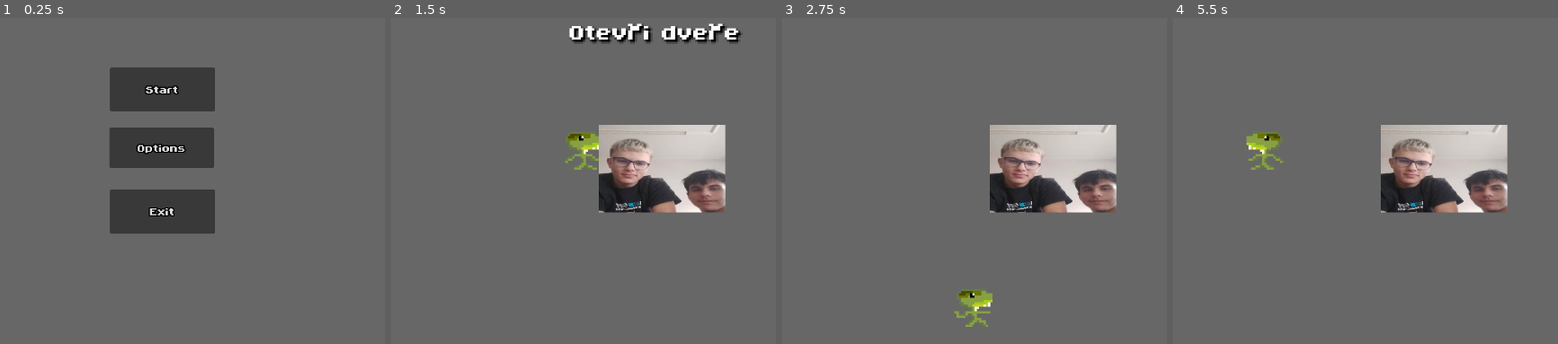
Above: before the commit, frames 1-4 (left to right).
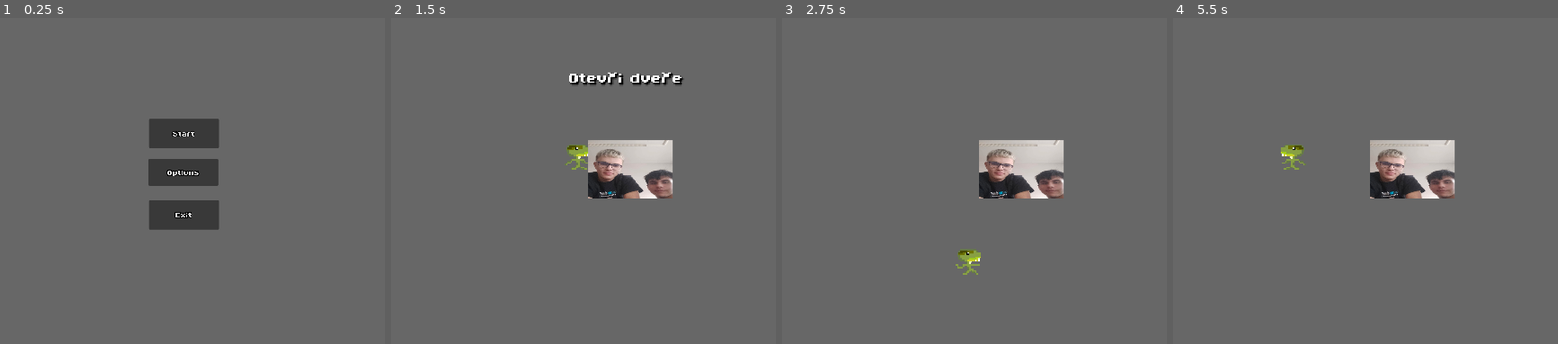
Above: after the commit, the same moments.

Repository: Asorkoo/RocnikovkaLockIn
Game: Godot game, scene res://Scenes/main_menu.tscn
Same seed, same stepped clock (60 frames per second), same inputs: the game is played once before the commit and once after it.
Inputs:
- Up to frame 1 (0.25 s): no input
- Up to frame 2 (1.5 s): click "Start" at 0.5 s; hold D (move_right) from 1.28 s (still down); hold E (interact) from 1.28 s (still down)
- Up to frame 3 (2.75 s): tap Enter at 2 s; release D (move_right) at 2.03 s; release E (interact) at 2.03 s; hold S (move_down) from 2.03 s (still down); tap E (interact) at 2.1 s
- Up to frame 4 (5.5 s): release S (move_down) at 2.78 s; hold D (move_right) 2.78-3.53 s; hold E (interact) 2.78-3.53 s; hold W (move_up) 3.53-4.28 s; tap E (interact) at 3.6, 5.1 s; hold E (interact) 4.28-5.03 s; hold A (move_left) from 4.28 s (still down)

The runs differ from the first frame. In frame 1, 9.7% of the frame differs, in the area x 28-57%, y 15-67%; in frame 2, 11%, in the area x 44-92%, y 1-60%; in frame 3, 9.0%; in frame 4, 9.0%.

Commit message:
start of inv

Diff:
--- a/Scenes/main_menu.tscn
+++ b/Scenes/main_menu.tscn
@@ -5,7 +5,7 @@
 [ext_resource type="AudioStream" uid="uid://dc03ql1n6vigi" path="res://Uzi ft. Quavo - Go All Tha Way.mp3" id="3_1ehe0"]
 
 [node name="mainMenu" type="Node2D"]
-position = Vector2(595, 326)
+position = Vector2(960, 552)
 script = ExtResource("1_48xlc")
 
 [node name="buttonManager" type="Control" parent="."]
@@ -13,6 +13,7 @@
 anchors_preset = 0
 offset_right = 40.0
 offset_bottom = 40.0
+metadata/_edit_use_anchors_ = true
 
 [node name="Start" type="Button" parent="buttonManager"]
 layout_mode = 1
@@ -34,6 +35,7 @@
 theme_override_fonts/font = ExtResource("1_28flt")
 theme_override_font_sizes/font_size = 32
 text = "Start"
+metadata/_edit_use_anchors_ = true
 
 [node name="Options" type="Button" parent="buttonManager"]
 layout_mode = 1
@@ -55,6 +57,7 @@
 theme_override_fonts/font = ExtResource("1_28flt")
 theme_override_font_sizes/font_size = 32
 text = "Options"
+metadata/_edit_use_anchors_ = true
 
 [node name="Exit" type="Button" parent="buttonManager"]
 layout_mode = 1
@@ -76,6 +79,7 @@
 theme_override_fonts/font = ExtResource("1_28flt")
 theme_override_font_sizes/font_size = 32
 text = "Exit"
+metadata/_edit_use_anchors_ = true
 
 [node name="UziFt_QuavoGoAllThaWay" type="AudioStreamPlayer" parent="."]
 stream = ExtResource("3_1ehe0")
--- /dev/null
+++ b/Scripts/item.gd
@@ -0,0 +1,6 @@
+extends Resource
+class_name Item
+
+@export var name: String
+@export var icon: Texture2D
+@export var description: String
--- /dev/null
+++ b/inv_ui.tscn
@@ -0,0 +1,33 @@
+[gd_scene load_steps=2 format=3 uid="uid://dm11fm2s2l82d"]
+
+[ext_resource type="PackedScene" uid="uid://cahft8u3rtad5" path="res://slot.tscn" id="1_64hv7"]
+
+[node name="inv_ui" type="Node2D"]
+
+[node name="CanvasLayer" type="CanvasLayer" parent="."]
+
+[node name="MarginContainer" type="MarginContainer" parent="CanvasLayer"]
+anchors_preset = 4
+anchor_top = 0.5
+anchor_bottom = 0.5
+offset_top = -60.0
+offset_right = 20.0
+offset_bottom = 60.0
+grow_vertical = 2
+
+[node name="VBoxContainer" type="VBoxContainer" parent="CanvasLayer/MarginContainer"]
+custom_minimum_size = Vector2(20, 120)
+layout_mode = 2
+theme_override_constants/separation = 2
+
+[node name="Slot" parent="CanvasLayer/MarginContainer/VBoxContainer" instance=ExtResource("1_64hv7")]
+
+[node name="Slot2" parent="CanvasLayer/MarginContainer/VBoxContainer" instance=ExtResource("1_64hv7")]
+
+[node name="Slot3" parent="CanvasLayer/MarginContainer/VBoxContainer" instance=ExtResource("1_64hv7")]
+
+[node name="Slot4" parent="CanvasLayer/MarginContainer/VBoxContainer" instance=ExtResource("1_64hv7")]
+
+[node name="Slot5" parent="CanvasLayer/MarginContainer/VBoxContainer" instance=ExtResource("1_64hv7")]
+
+[node name="Slot6" parent="CanvasLayer/MarginContainer/VBoxContainer" instance=ExtResource("1_64hv7")]
--- a/project.godot
+++ b/project.godot
@@ -17,8 +17,9 @@
 
 [display]
 
-window/size/viewport_width=1280
-window/size/viewport_height=720
+window/size/viewport_width=1920
+window/size/viewport_height=1080
+window/size/mode=3
 window/size/borderless=true
 window/stretch/mode="viewport"
 
--- /dev/null
+++ b/slot.tscn
@@ -0,0 +1,15 @@
+[gd_scene format=3 uid="uid://cahft8u3rtad5"]
+
+[node name="Slot" type="Node2D"]
+
+[node name="Panel" type="Panel" parent="."]
+custom_minimum_size = Vector2(18, 18)
+offset_right = 18.0
+offset_bottom = 18.0
+
+[node name="TextureRect" type="TextureRect" parent="Panel"]
+custom_minimum_size = Vector2(18, 18)
+layout_mode = 0
+offset_right = 18.0
+offset_bottom = 18.0
+stretch_mode = 3
Binary file added: Assets/sprites/better_inv.png
Not shown, added: Assets/sprites/better_inv.png.import
Binary file added: Assets/sprites/inv.aseprite
Not shown, added: Scripts/item.gd.uid
